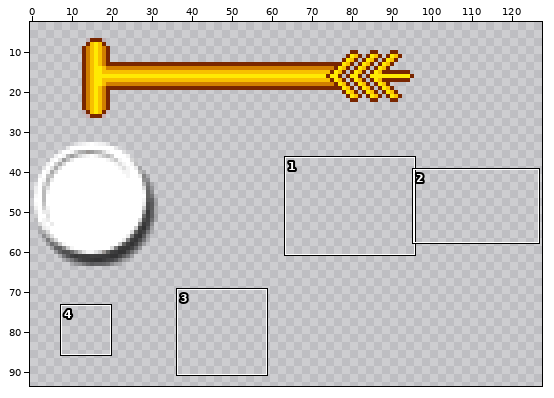
Edited in one commit: sprite sheet (Data/BattleIcons.png). Above, an overview of the earlier version with the close-up marked.
Close-up. First the earlier version:
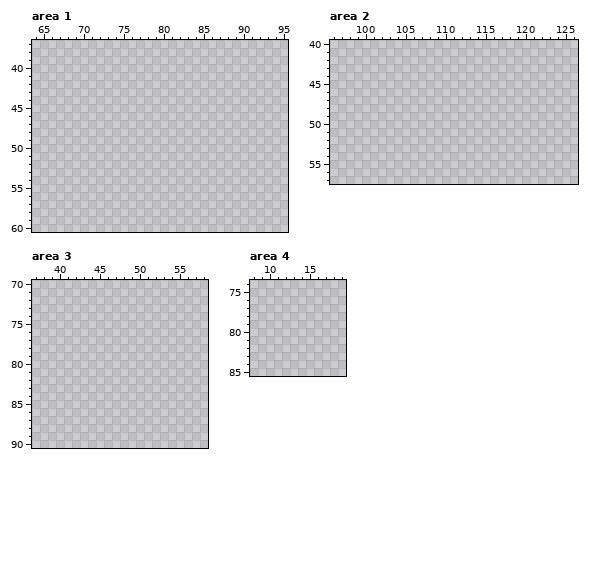
The file is 128x128 pixels. Pixels under 10% opacity are left out. Colours within 5 levels of each other are drawn and written as one. Shown: area 1: x 64..95, y 37..60; area 2: x 96..126, y 40..57; area 3: x 37..58, y 70..90; area 4: x 8..19, y 74..85. The wide view leaves out empty margins. The commit also changed other parts of the picture, which this record leaves out.
Once edited:
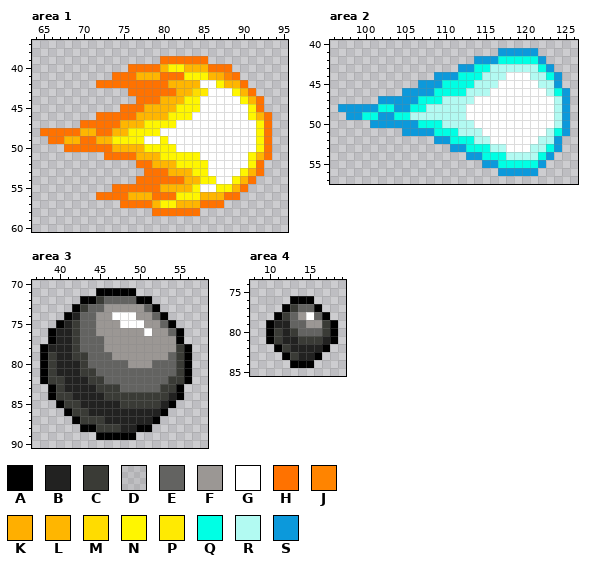
Palette (. is transparent): A #000000  B #222221  C #3a3b36  D #63636121  E #636361  F #9b9794  G #ffffff  H #ff7200  J #ff8400  K #ffaf00  L #ffb600  M #ffdc00  N #fff600  P #ffea02  Q #00ffe4  R #b2faf2  S #0c99db
From old to new:
Changed rows in their new state; - is an unchanged pixel.
Area 1:
first column x 65:
39 ---------------HHHHHH--------
40 -----------HHHHLNNLLLHHH-----
41 ---------HHHLLLHHHNNNLKJH----
42 -------HHHHHHHHHLLLLGGNLLH---
43 -----------HHHHHHLLMPGGGNLH--
44 ------------HHHLLLNNGGGGGNLH-
45 ----------HHHLLLLNNNGGGGGGNH-
46 -------HHHHHLLLLNNNGGGGGGGNLH
47 -----HHHHHLLLNNNNGGGGGGGGGGNH
48 HHHHHLLHHLLNNNNGGGGGGGGGGGGNH
49 -HHLLHHLLNNNNGGNGGGGGGGGGGGNH
50 ---HHHHHHLLLLNNNNGGGGGGGGGGNH
51 --------HHHHLLLNNNNNGGGGGGNLH
52 ------------HHLLLNNNNGGGGGNH-
53 -------------HHHLLLNNGGGGNLH-
54 ------------HHHHHHLLNNGGNLH--
55 ---------HHHHHHLLLLNGGNNLH---
56 -------HHHHLLLHHHNNNLLLHH----
57 ----------HHHHLNNLLLHHH------
58 --------------HHHHHH---------
Area 2:
first column x 97:
41 --------------------SSSSS----
42 -----------------SSSQQQQQS---
43 ---------------SSQQRRRRRRQS--
44 ------------SSSQQQRRRGGGRRQS-
45 ----------SSSQQQQRRRGGGGGRRS-
46 --------SSSSQQQQRRRGGGGGGGRQS
47 -----SSSSSQQQRRRRGGGGGGGGGGRS
48 SSSSSQQSSQQRRRRRGGGGGGGGGGGRS
49 -SSQQSSQQRRRRRRRGGGGGGGGGGGRS
50 ----SSSSSSQQQRRRRGGGGGGGGGGRS
51 --------SSSSQQQRRRGGGGGGGGRQS
52 ------------SSQQQRRGGGGGGRRS-
53 --------------SSQQQRRGGGRRQS-
54 ----------------SSQQQRRRRQS--
55 ------------------SSQQQQQS---
56 --------------------SSSSS----
Area 3:
first column x 38:
71 -------AAAAA-------
72 -----AACEEEEAA-----
73 ----ACEEFFFFFEA----
74 ---ABEEFFGGGFFEA---
75 --ABCEEFFFGGGFFEA--
76 -ABBCEEFFFFFFGFFEA-
77 -ABBCEEEFFFFFFFFFA-
78 ABBBCEEEFFFFFFFFFCA
79 ACBBCCEEEFFFFFFFECA
80 ACBBBCEEEEEFFFEEECA
81 ACBBBCCEEEEEEEEEECA
82 ACCBBBCCEEEEEEEECCA
83 -ACBBBBCCCEEEEECCA-
84 -ACCBBBBCCCCCCCCBA-
85 --ACCBBBBBCCCCCBA--
86 ---ACCBBBBBBBBBA---
87 ----ACCCBBBBBBA----
88 -----AACCCBBAA-----
89 -------AAAAA-------
Area 4:
first column x 10:
76 D--AAA---
77 --ACEEA--
78 -ACEFGEA-
79 ABBEEFFCA
80 ACBCEEECA
81 ACBBCCCBA
82 -ACBBBBA-
83 --ACBBA--
84 ---AAA---
Pixel boxes of the changes (left, top, right, bottom) in both close-ups:
added: (40, 56, 272, 216)
added: (338, 48, 570, 176)
added: (40, 288, 192, 440)
added: (266, 296, 338, 368)
